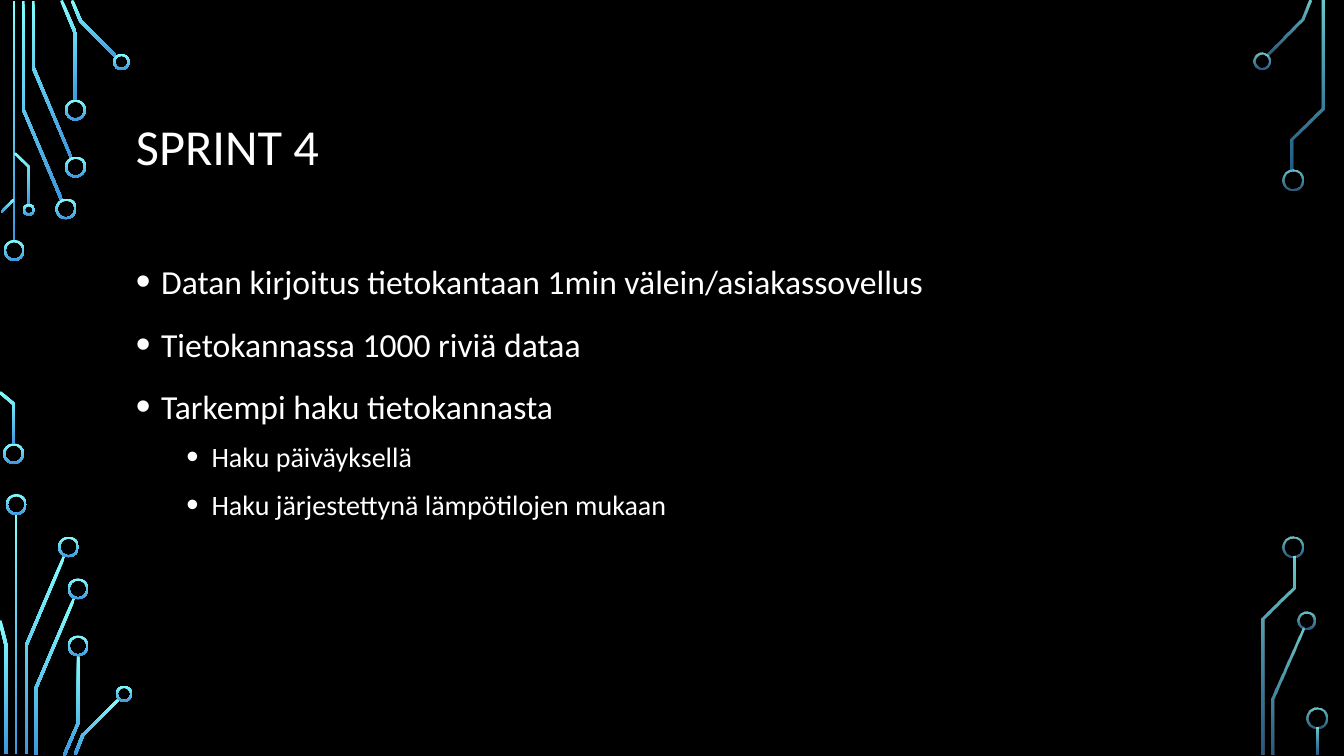
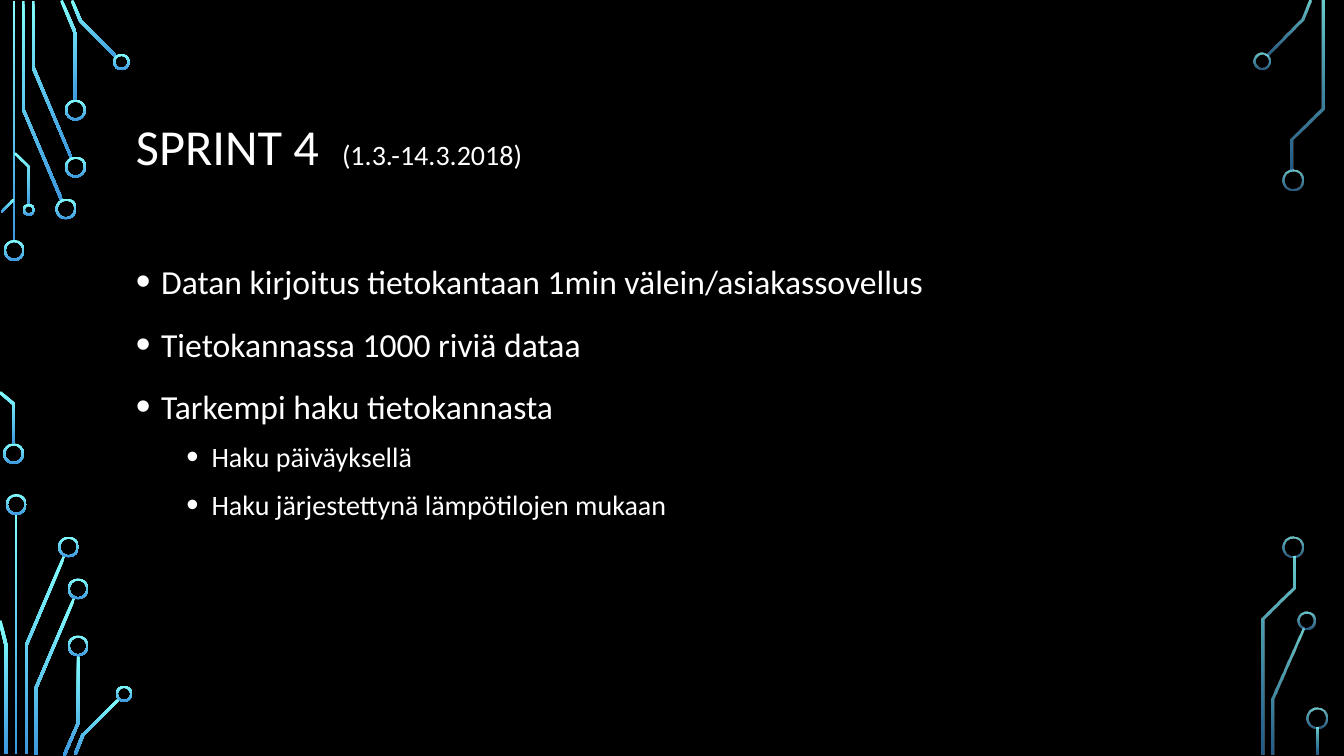
Before and after one commit to tempsens/java, a slide deck: slide 6 of java/Ryhmä 9 - Lämpötilaseuranta v3.pptx. Drawn at 1344x756 pixels with LibreOffice and Linux fonts; fonts in the diff are those of the drawing; background and template pictures are left out. Boxes give left, top, right and bottom in pixels: in the first picture for what was removed or moved away, otherwise in the second. Text is boxed around its words. In the diff, an @@ line names an element or a change of style, - is before the commit and + after.

```diff
--- a/java/Ryhmä 9 - Lämpötilaseuranta v3.pptx
+++ b/java/Ryhmä 9 - Lämpötilaseuranta v3.pptx
@@ title at [136, 132, 522, 169]: text changed; size 36 to 20 pt @@
-SPRINT 4
+SPRINT 4 (1.3.-14.3.2018)
```
Also in this commit, not shown: 2 other slides changed, 2 other files.
